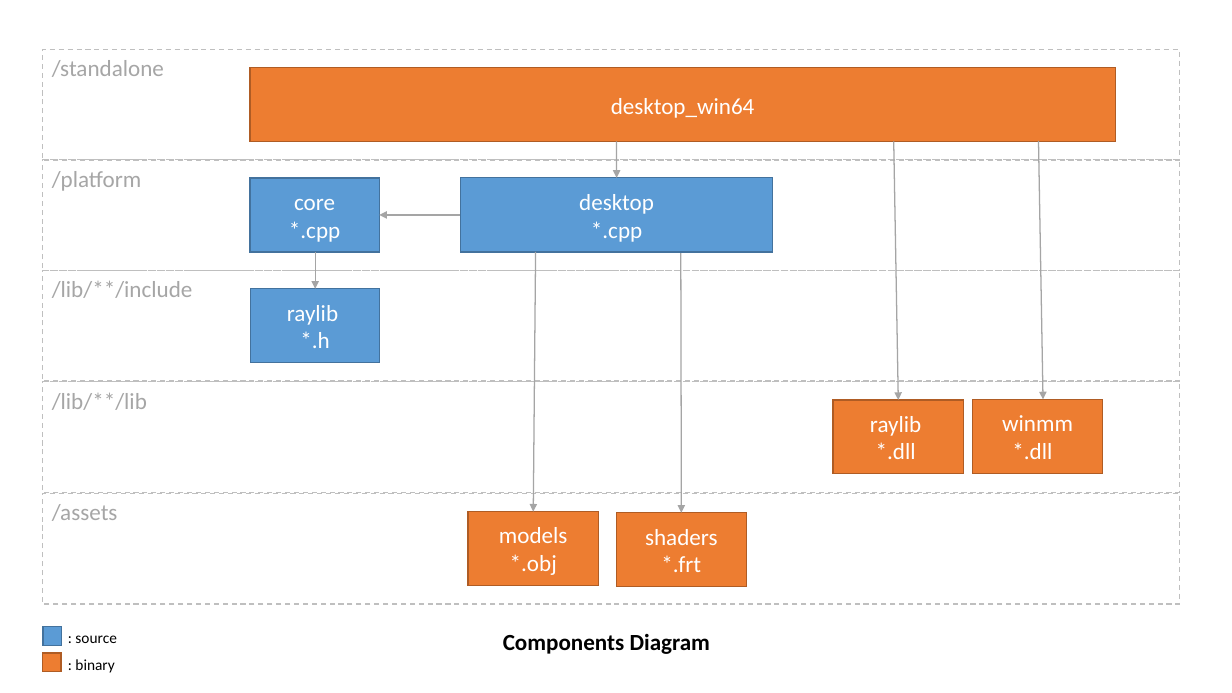
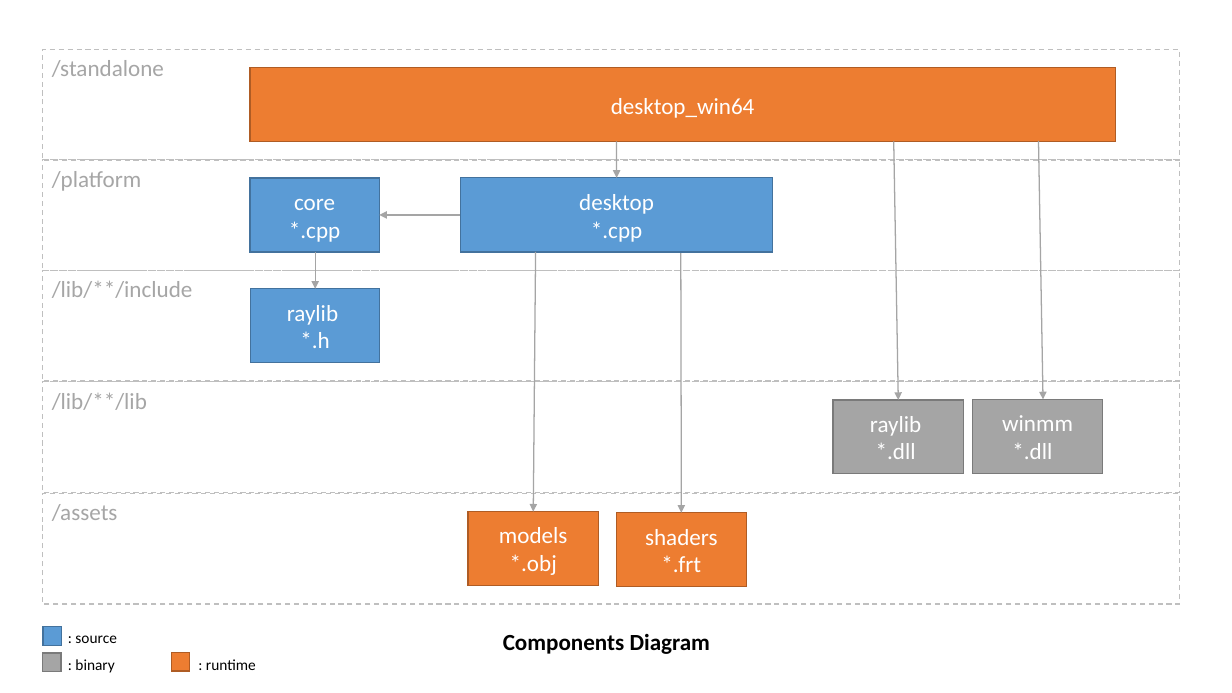
Before and after one commit to DamienFremont/c99-raylib5-gl3-3dgame-starter, a slide deck: slide 1 of docs/README/diagrams.pptx. Drawn at 1232x693 pixels with LibreOffice and Linux fonts; fonts in the diff are those of the drawing. Boxes give left, top, right and bottom in pixels: in the first picture for what was removed or moved away, otherwise in the second. Text is boxed around its words. In the diff, an @@ line names an element or a change of style, - is before the commit and + after.

```diff
--- a/docs/README/diagrams.pptx
+++ b/docs/README/diagrams.pptx
@@ fill #ED7D31 to #A5A5A5; outline #AF5C24 1 pt to #7A7A7A 1 pt in 3 elements at <box>834,400,964,474</box>, <box>972,399,1103,473</box>, <box>43,653,61,672</box> @@
@@ text at <box>75,659,256,673</box>: text changed @@
-: binary
+: binary : runtime
@@ rectangle added at <box>171,653,189,671</box>, fill #ED7D31, outline #AF5C24 1 pt @@
```
Also in this commit, not shown: 1 other file.
